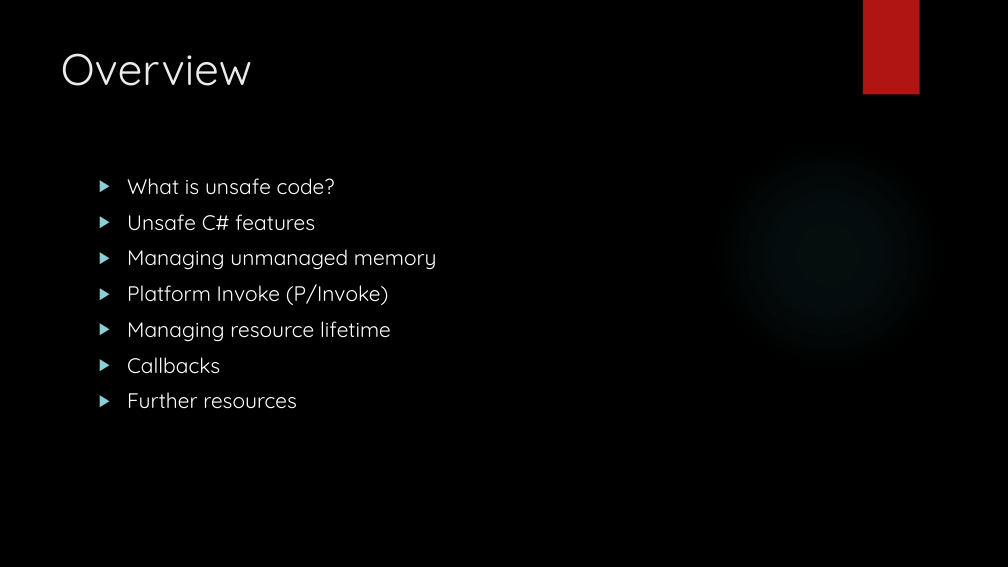
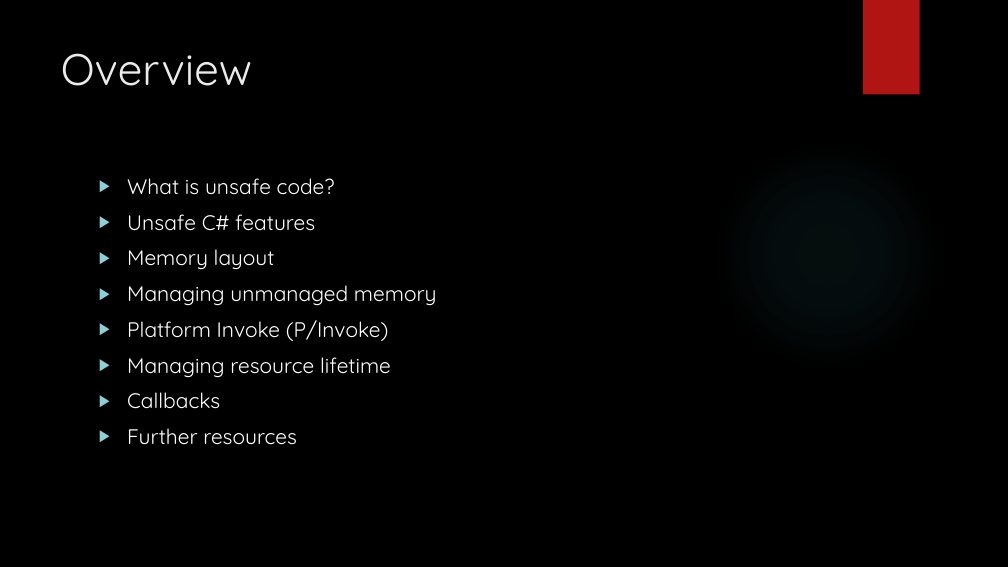
Before and after one commit to dennisdietrich/UnsafeCSharp, a slide deck: slide 2 of doc/Introduction to unsafe C#.pptx. Drawn at 1008x567 pixels with LibreOffice and Linux fonts; fonts in the diff are those of the drawing; background and template pictures are left out. Boxes give left, top, right and bottom in pixels: in the first picture for what was removed or moved away, otherwise in the second. Text is boxed around its words. In the diff, an @@ line names an element or a change of style, - is before the commit and + after.

```diff
--- a/doc/Introduction to unsafe C#.pptx
+++ b/doc/Introduction to unsafe C#.pptx
@@ text at box(127, 249, 275, 270): paragraph added @@
+▶ Memory layout
```
Also in this commit, not shown: 2 other slides changed, 2 slides added, 2 other files.
